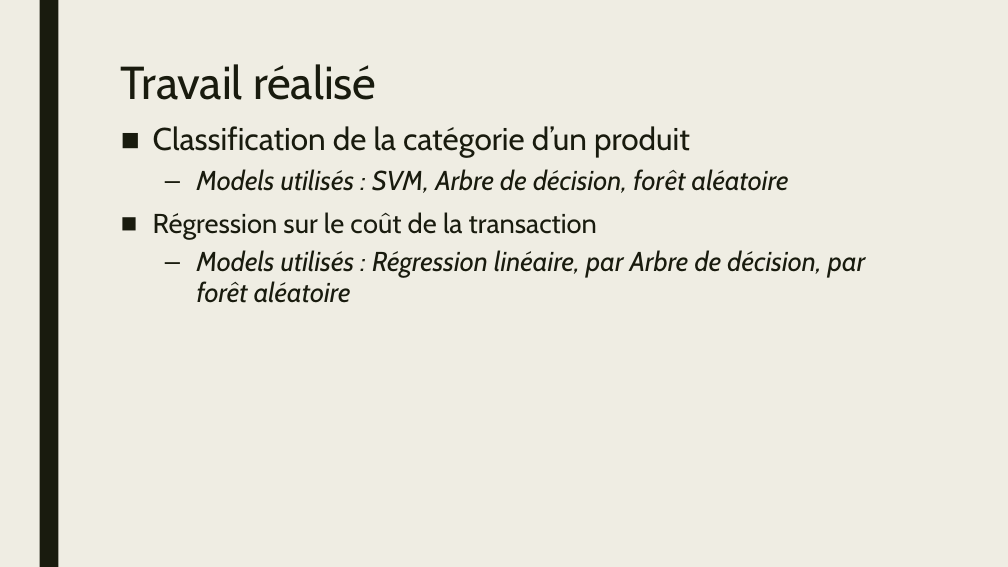
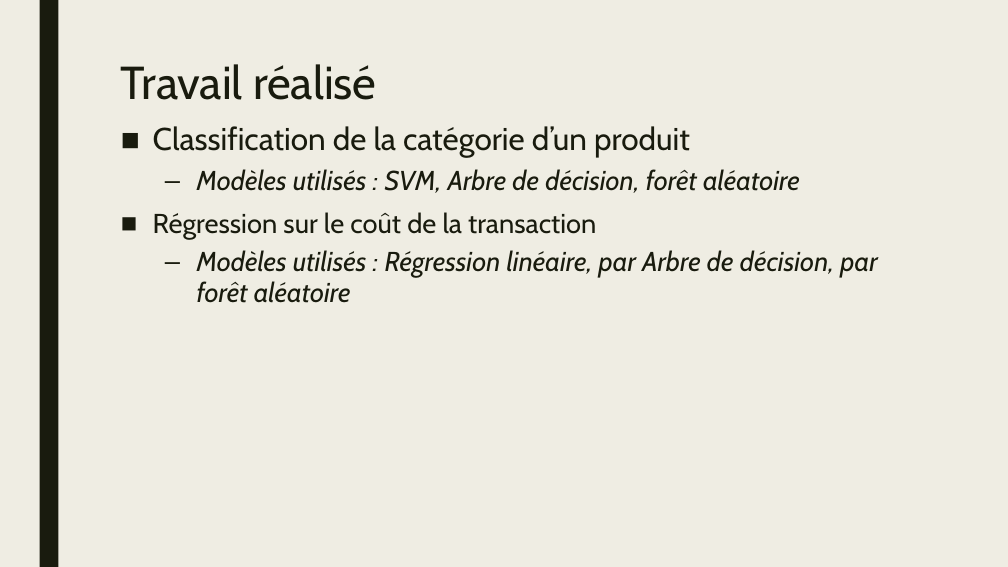
Before and after one commit to HamaniKhalil/black-friday-predict, a slide deck: slide 2 of presentation/fdd-hk-presentation-bf.pptx. Drawn at 1008x567 pixels with LibreOffice and Linux fonts; fonts in the diff are those of the drawing. Boxes give left, top, right and bottom in pixels: in the first picture for what was removed or moved away, otherwise in the second. Text is boxed around its words. In the diff, an @@ line names an element or a change of style, - is before the commit and + after.

```diff
--- a/presentation/fdd-hk-presentation-bf.pptx
+++ b/presentation/fdd-hk-presentation-bf.pptx
@@ text at bbox=[197, 169, 800, 193]: text changed @@
-  – Models utilisés : SVM, Arbre de décision, forêt aléatoire
+  – Modèles utilisés : SVM, Arbre de décision, forêt aléatoire
@@ text at bbox=[197, 250, 877, 303]: text changed @@
-  – Models utilisés : Régression linéaire, par Arbre de décision, par forêt aléatoire
+  – Modèles utilisés : Régression linéaire, par Arbre de décision, par forêt aléatoire
```
Also in this commit, not shown: 7 other slides changed, 21 slides added, 2 slides removed, 13 other files.
